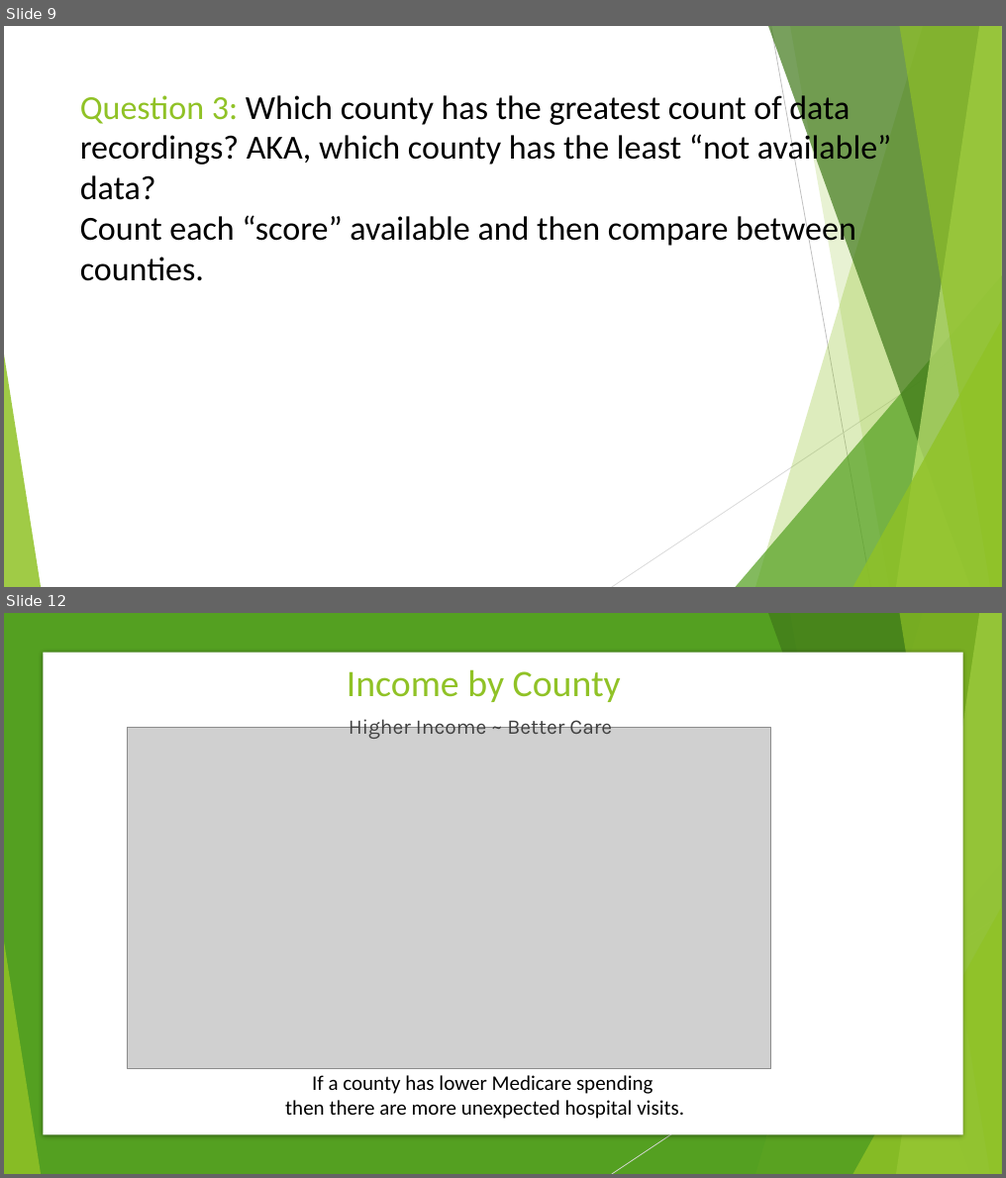
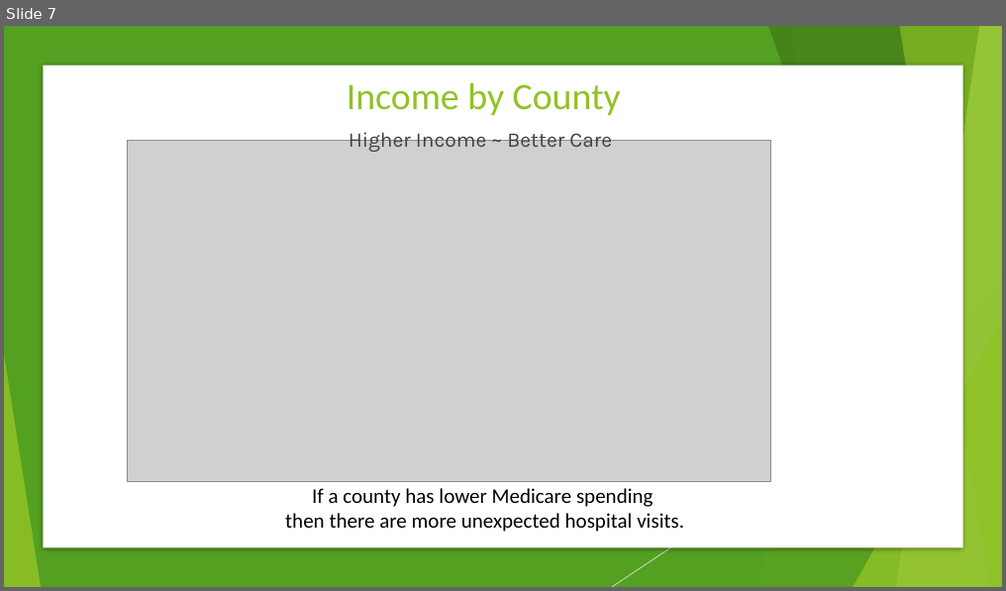
Before and after one commit to TedMur/SnakeBait, a slide deck: SnakeBitePresentation.pptx. Shown one above the other, each under a label of ours: slides 9 and 12 before the commit, slide 7 after it; the slides between them are not shown. The pictures are 1006x1178 and 1006x591 pixels, drawn with LibreOffice and Linux fonts; fonts in the diff are those of the drawing; grey boxes stand for pictures. Boxes give left, top, right and bottom in pixels: in the first picture for what was removed or moved away, otherwise in the second. Text is boxed around its words. In the diff, an @@ line names an element or a change of style, - is before the commit and + after.

```diff
--- a/SnakeBitePresentation.pptx
+++ b/SnakeBitePresentation.pptx
@@ slide 9 removed at (4,26,1002,587), background #FFFFFF; not listed: 8 template elements that a slide beside it also shows @@
@@ line removed from (771, 26) to (871, 587) @@
@@ title removed at (80,91,892,281) @@
-Question 3: Which county has the greatest count of data recordings? AKA, which county has the least “not available” data?
-Count each “score” available and then compare between counties.
@@ line removed from (1002, 328) to (612, 587) @@
@@ what was slide 12 is now slide 7 @@
```
Also in this commit, not shown: 10 slides changed, 3 slides added, 1 other slide removed.
